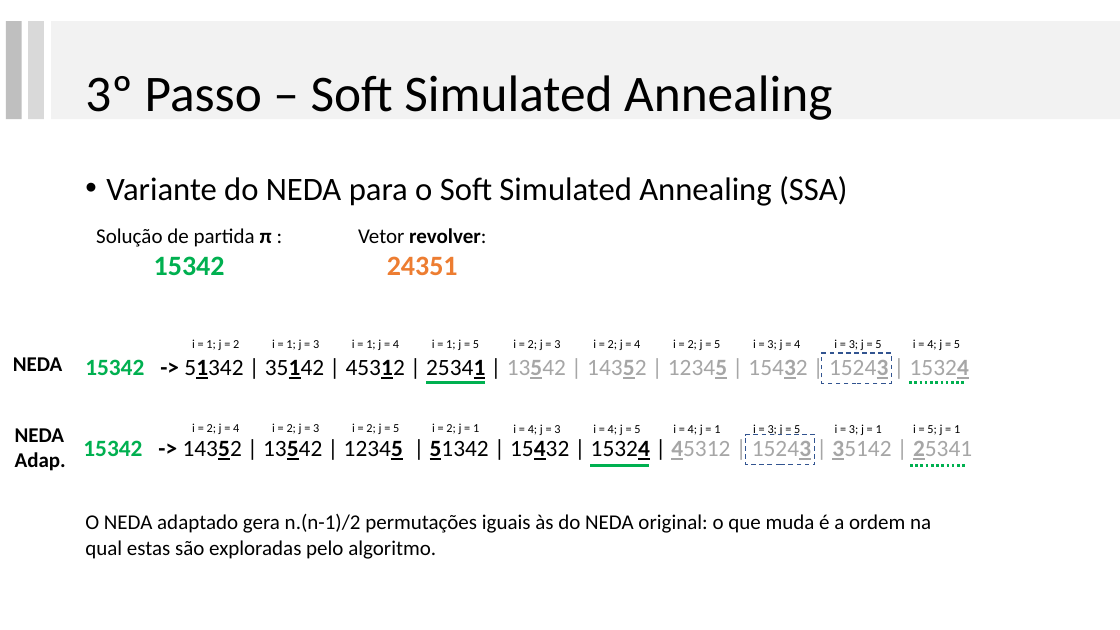
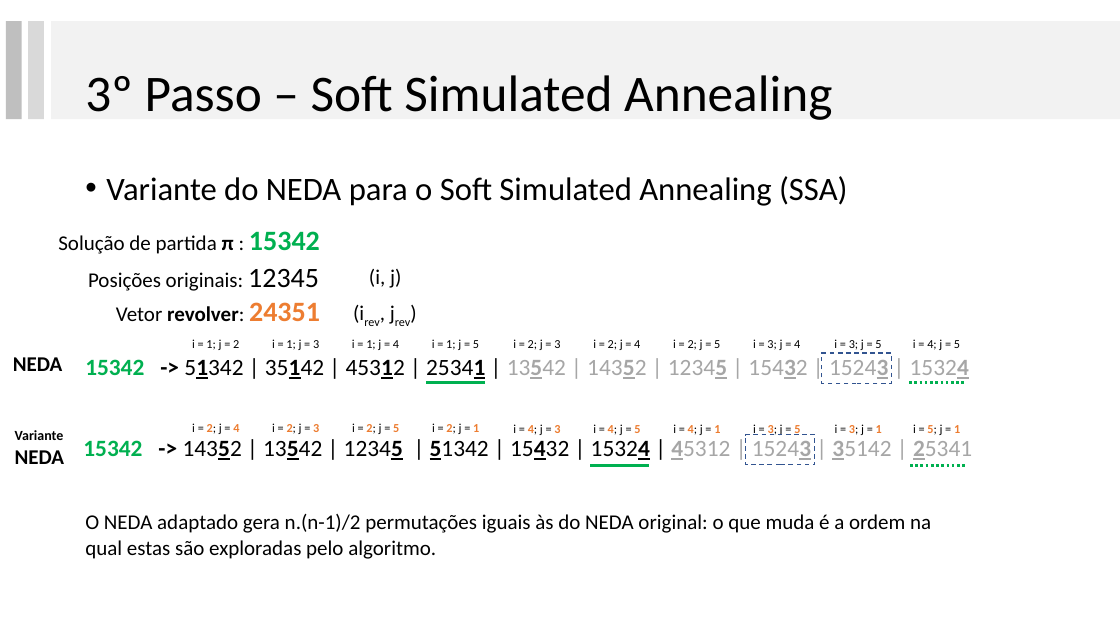
Before and after one commit to lpbiasoto/metaheuristicas, a slide deck: slide 18 of ApresentacaoRibas/apresentaçãoRibas_JHA.pptx. Drawn at 1120x630 pixels with LibreOffice and Linux fonts; fonts in the diff are those of the drawing. Boxes give left, top, right and bottom in pixels: in the first picture for what was removed or moved away, otherwise in the second. Text is boxed around its words. In the diff, an @@ line names an element or a change of style, - is before the commit and + after.

```diff
--- a/ApresentacaoRibas/apresentaçãoRibas_JHA.pptx
+++ b/ApresentacaoRibas/apresentaçãoRibas_JHA.pptx
@@ text at [58, 231, 320, 254]: text changed @@
-Solução de partida π :
-15342
+Solução de partida π : 15342
@@ text added at [88, 269, 319, 291], 18 pt, text #000000 @@
+Posições originais: 12345
@@ text added at [369, 269, 401, 288], 18 pt, text #000000 @@
+(i, j)
@@ text added at [345, 296, 440, 329], 18 pt, text #000000 @@
+(irev, jrev)
@@ text at [116, 302, 320, 321]: text changed @@
-Vetor revolver:
-24351
+Vetor revolver: 24351
@@ text "i = 2; j = ..." at [192, 423, 239, 434]: text colour #000000 to #ED7D31, bold on in "2; 4" @@
@@ text "i = 2; j = ..." at [272, 423, 319, 434]: text colour #000000 to #ED7D31, bold on in "2; 3" @@
@@ text "i = 2; j = ..." at [352, 423, 399, 434]: text colour #000000 to #ED7D31, bold on in "2; 5" @@
@@ text "i = 2; j = ..." at [432, 423, 479, 434]: text colour #000000 to #ED7D31, bold on in "2; 1" @@
@@ text "i = 4; j = ..." at [513, 424, 560, 435]: text colour #000000 to #ED7D31, bold on in "4; 3" @@
@@ text "i = 4; j = ..." at [593, 424, 640, 435]: text colour #000000 to #ED7D31, bold on in "4; 5" @@
@@ text "i = 4; j = ..." at [673, 424, 720, 435]: text colour #000000 to #ED7D31, bold on in "4; 1" @@
@@ text "i = 3; j = ..." at [753, 424, 800, 435]: text colour #000000 to #ED7D31, bold on in "3; 5" @@
@@ text "i = 3; j = ..." at [835, 424, 882, 435]: text colour #000000 to #ED7D31, bold on in "3; 1" @@
@@ text "i = 5; j = ..." at [913, 424, 960, 435]: text colour #000000 to #ED7D31, bold on in "5; 1" @@
@@ text at [15, 430, 64, 440]: paragraph added @@
+Variante
@@ text at [15, 452, 66, 471]: paragraph removed @@
-Adap.
```
Also in this commit, not shown: 3 other slides changed.
